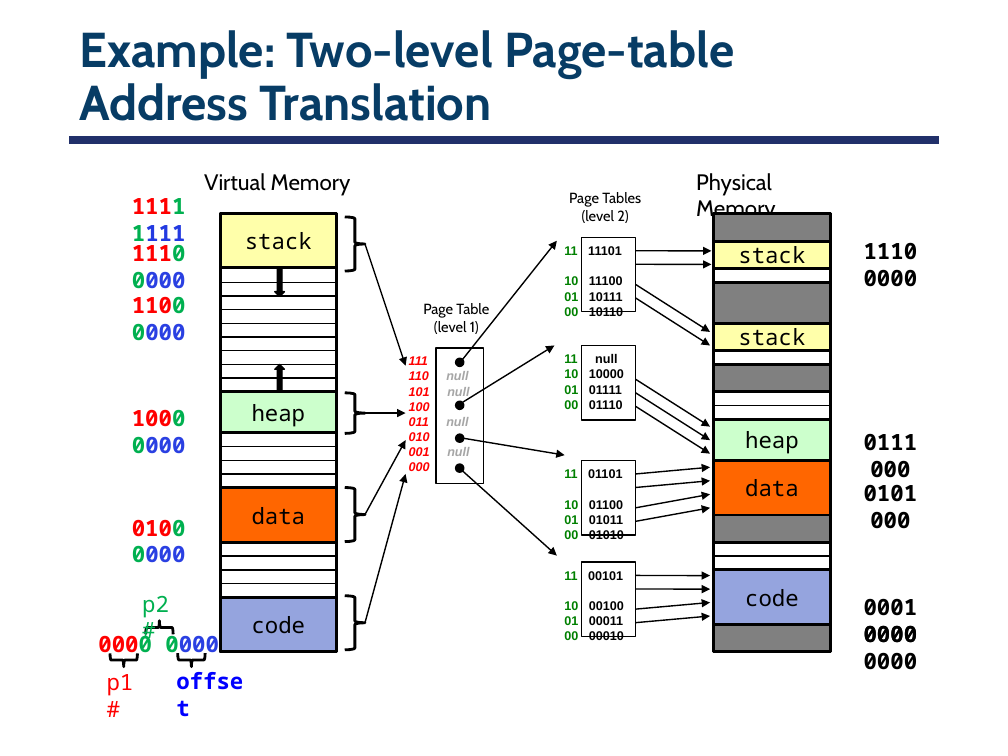
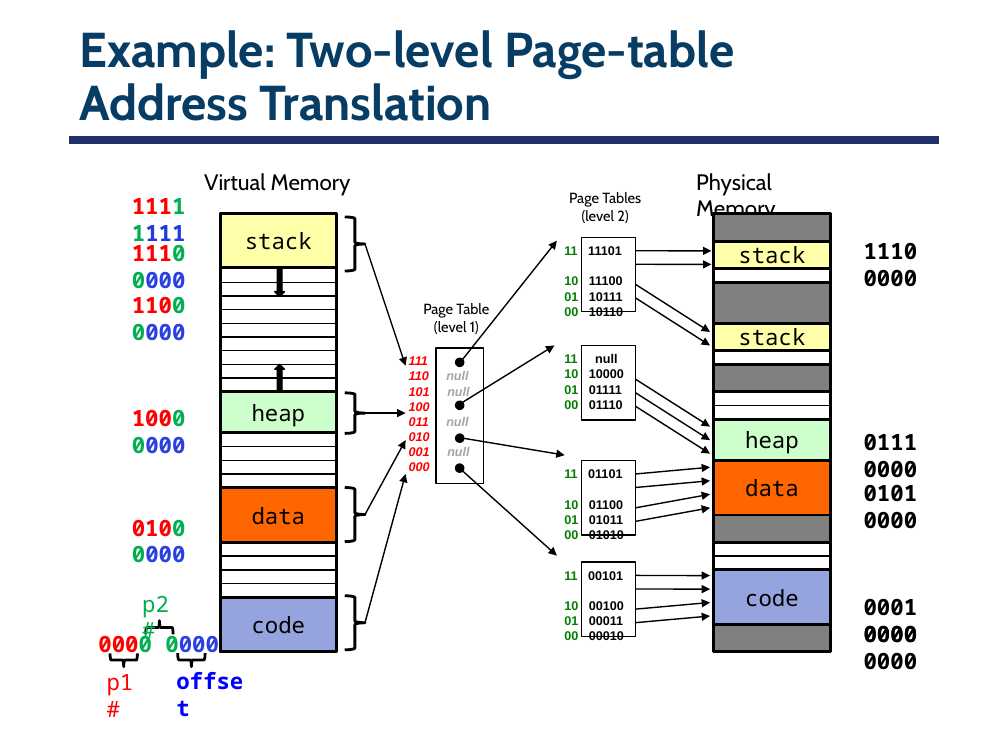
Before and after one commit to smajidzahedi/SE350, a slide deck: slide 37 of Lectures/06-address.pptx. Drawn at 1008x756 pixels with LibreOffice and Linux fonts; fonts in the diff are those of the drawing. Boxes give left, top, right and bottom in pixels: in the first picture for what was removed or moved away, otherwise in the second. Text is boxed around its words. In the diff, an @@ line names an element or a change of style, - is before the commit and + after.

Commit message:
typo in page table

```diff
--- a/Lectures/06-address.pptx
+++ b/Lectures/06-address.pptx
@@ text at (864,433,918,478): text changed @@
-0111 000
+0111 0000
@@ text at (864,484,918,529): text changed @@
-0101 000
+0101 0000
```
Also in this commit, not shown: 5 other slides changed, 1 other file.
